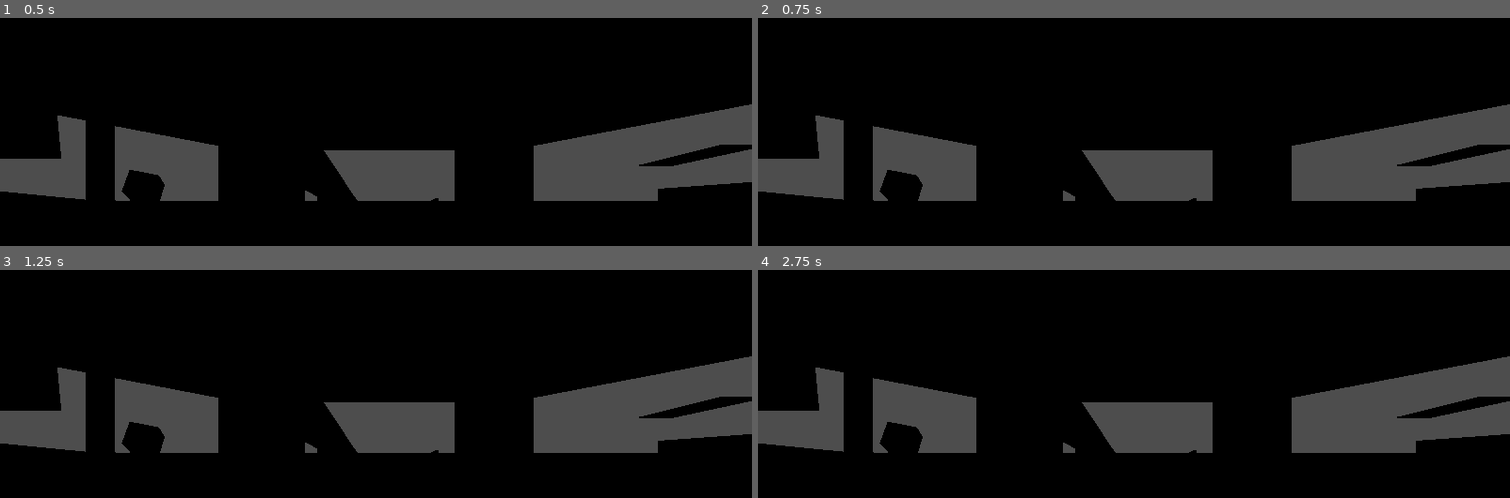
Above: before the commit, frames 1-4 (two rows, left to right).
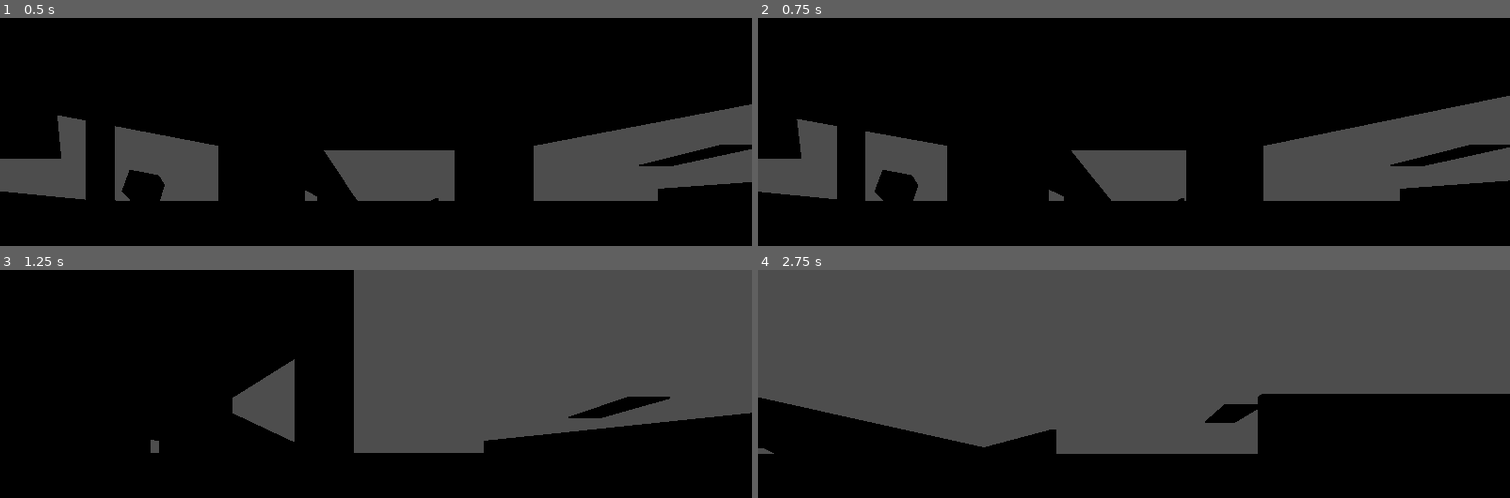
Above: after the commit, the same moments.

Repository: Liloslash/CocoonstrikeV2
Game: Godot game, scene res://world.tscn
Two runs of this game, one before a commit and one after it. Both use one fixed random seed, a clock stepped at 60 frames per second and the inputs below.
Inputs:
- Up to frame 1 (0.5 s): no input
- Up to frame 2 (0.75 s): tap Enter (ui_accept) at 0.5 s; hold D (right, bound only after the commit) from 0.53 s (still down); hold Enter (ui_accept) from 0.53 s (still down)
- Up to frame 3 (1.25 s): keep holding D (right, bound only after the commit); keep holding Enter (ui_accept)
- Up to frame 4 (2.75 s): release D (right, bound only after the commit) at 1.28 s; release Enter (ui_accept) at 1.28 s; hold S (down, bound only after the commit) 1.28-2.03 s; tap Enter (ui_accept) at 1.35, 1.52, 1.82, 2 s; hold D (right, bound only after the commit) from 2.03 s (still down); hold Enter (ui_accept) from 2.03 s (still down)

Frame 1 is identical in both runs. In frame 2, 5.9% of the frame differs, in the area x 0-100%, y 34-81%; in frame 3, 41%; in frame 4, 66%, in the area x 0-100%, y 0-81%.

Commit message:
Refactor player input handling and add directional input mappings

Diff:
--- a/Player/player.gd
+++ b/Player/player.gd
@@ -13,14 +13,16 @@
 	if event.is_action_pressed("esc"):
 		Input.mouse_mode = Input.MOUSE_MODE_VISIBLE
 
-func update(delta: float) -> void:
+func _physics_process(delta: float) -> void:
 	# Appliquer la gravité
 	if not is_on_floor():
 		velocity.y += get_gravity().y * delta
 
 	# Récupérer l'input de direction
 	var input_dir = Input.get_vector("left", "right", "up", "down")
+	print(input_dir)
 	var direction = (transform.basis * Vector3(input_dir.x, 0, input_dir.y)).normalized()
+	print(direction)
 
 	if direction != Vector3.ZERO:
 		# Démarrer l'accélération si ce n'est pas déjà fait
@@ -44,8 +46,3 @@
 		velocity.z = 0.0
 
 	move_and_slide()
-
-func handle_input(event: InputEvent) -> void:
-	# Gestion du saut
-	if event.is_action_pressed("ui_accept") and is_on_floor():
-		velocity.y = jump_velocity
--- a/project.godot
+++ b/project.godot
@@ -22,6 +22,30 @@
 "events": [Object(InputEventKey,"resource_local_to_scene":false,"resource_name":"","device":-1,"window_id":0,"alt_press …(195 unchanged characters)…
 ]
 }
+left={
+"deadzone": 0.2,
+"events": [Object(InputEventKey,"resource_local_to_scene":false,"resource_name":"","device":-1,"window_id":0,"alt_pressed":false,"shift_pressed":false,"ctrl_pressed":false,"meta_pressed":false,"pressed":false,"keycode":0,"physical_keycode":65,"key_label":0,"unicode":113,"location":0,"echo":false,"script":null)
+, Object(InputEventKey,"resource_local_to_scene":false,"resource_name":"","device":-1,"window_id":0,"alt_pressed":false,"shift_pressed":false,"ctrl_pressed":false,"meta_pressed":false,"pressed":false,"keycode":0,"physical_keycode":4194319,"key_label":0,"unicode":0,"location":0,"echo":false,"script":null)
+]
+}
+right={
+"deadzone": 0.2,
+"events": [Object(InputEventKey,"resource_local_to_scene":false,"resource_name":"","device":-1,"window_id":0,"alt_pressed":false,"shift_pressed":false,"ctrl_pressed":false,"meta_pressed":false,"pressed":false,"keycode":0,"physical_keycode":68,"key_label":0,"unicode":100,"location":0,"echo":false,"script":null)
+, Object(InputEventKey,"resource_local_to_scene":false,"resource_name":"","device":-1,"window_id":0,"alt_pressed":false,"shift_pressed":false,"ctrl_pressed":false,"meta_pressed":false,"pressed":false,"keycode":0,"physical_keycode":4194321,"key_label":0,"unicode":0,"location":0,"echo":false,"script":null)
+]
+}
+up={
+"deadzone": 0.2,
+"events": [Object(InputEventKey,"resource_local_to_scene":false,"resource_name":"","device":-1,"window_id":0,"alt_pressed":false,"shift_pressed":false,"ctrl_pressed":false,"meta_pressed":false,"pressed":false,"keycode":0,"physical_keycode":87,"key_label":0,"unicode":122,"location":0,"echo":false,"script":null)
+, Object(InputEventKey,"resource_local_to_scene":false,"resource_name":"","device":-1,"window_id":0,"alt_pressed":false,"shift_pressed":false,"ctrl_pressed":false,"meta_pressed":false,"pressed":false,"keycode":0,"physical_keycode":4194320,"key_label":0,"unicode":0,"location":0,"echo":false,"script":null)
+]
+}
+down={
+"deadzone": 0.2,
+"events": [Object(InputEventKey,"resource_local_to_scene":false,"resource_name":"","device":-1,"window_id":0,"alt_pressed":false,"shift_pressed":false,"ctrl_pressed":false,"meta_pressed":false,"pressed":false,"keycode":0,"physical_keycode":83,"key_label":0,"unicode":115,"location":0,"echo":false,"script":null)
+, Object(InputEventKey,"resource_local_to_scene":false,"resource_name":"","device":-1,"window_id":0,"alt_pressed":false,"shift_pressed":false,"ctrl_pressed":false,"meta_pressed":false,"pressed":false,"keycode":0,"physical_keycode":4194322,"key_label":0,"unicode":0,"location":0,"echo":false,"script":null)
+]
+}
 
 [rendering]
 
